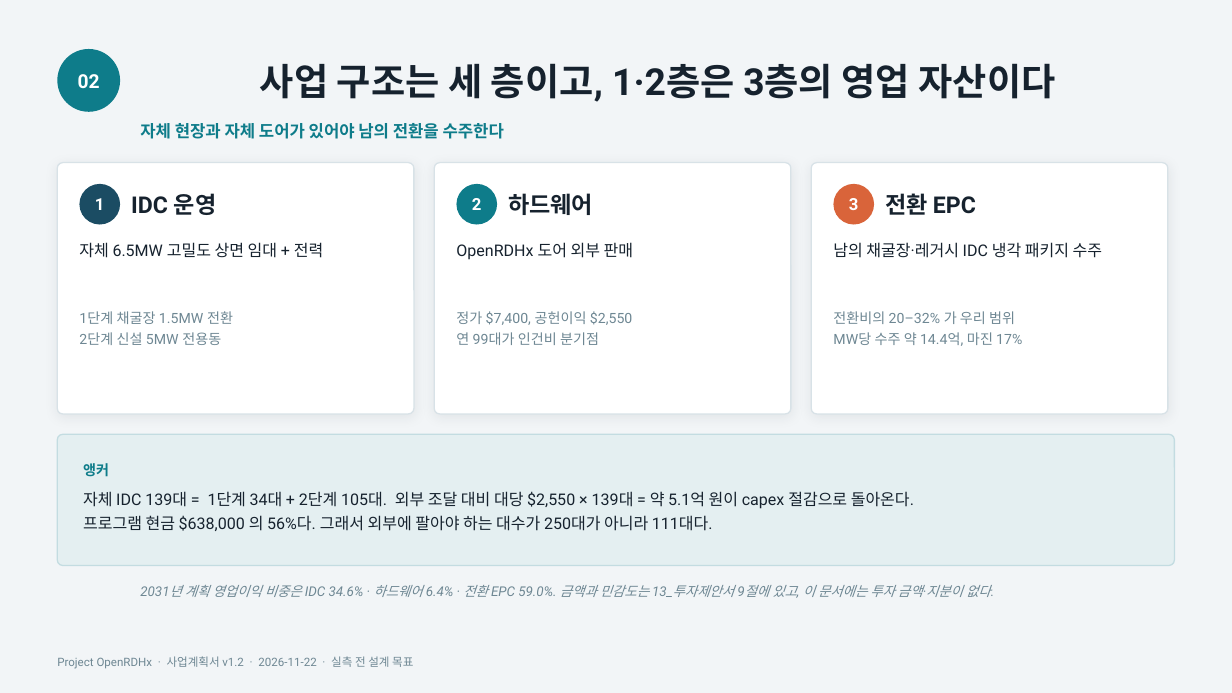
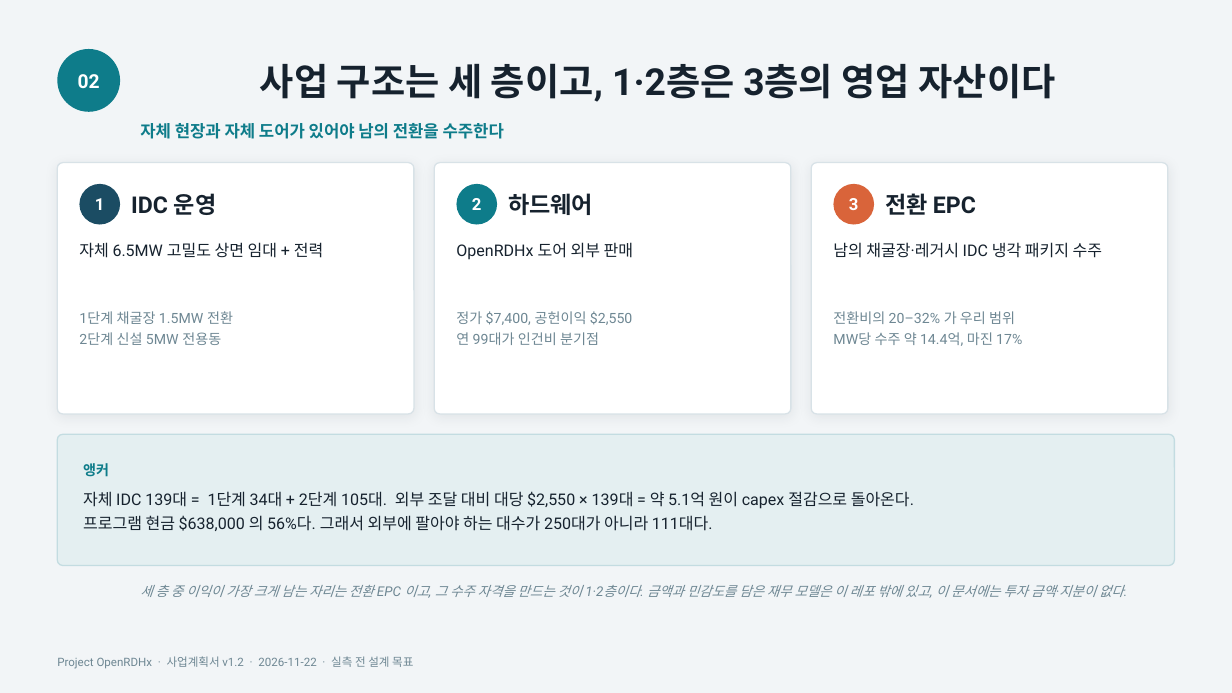
Before and after one commit to gameworkerkim/vibe-investing, a slide deck: slide 3 of 02.Investment Idea Column/AI-IDC/OpenRDHx/10_사업계획서/OpenRDHx_사업계획서.pptx. Drawn at 1232x693 pixels with LibreOffice and Linux fonts; fonts in the diff are those of the drawing. Boxes give left, top, right and bottom in pixels: in the first picture for what was removed or moved away, otherwise in the second. Text is boxed around its words. In the diff, an @@ line names an element or a change of style, - is before the commit and + after.

```diff
--- a/02.Investment Idea Column/AI-IDC/OpenRDHx/10_사업계획서/OpenRDHx_사업계획서.pptx
+++ b/02.Investment Idea Column/AI-IDC/OpenRDHx/10_사업계획서/OpenRDHx_사업계획서.pptx
@@ text at box(140, 585, 1124, 598): text changed @@
-2031년 계획 영업이익 비중은 IDC 34.6% · 하드웨어 6.4% · 전환 EPC 59.0%. 금액과 민감도는 13_투자제안서 9절에 있고, 이 문서에는 투자 금액·지분이 없다.
+세 층 중 이익이 가장 크게 남는 자리는 전환 EPC 이고, 그 수주 자격을 만드는 것이 1·2층이다. 금액과 민감도를 담은 재무 모델은 이 레포 밖에 있고, 이 문서에는 투자 금액·지분이 없다.
```
Also in this commit, not shown: 1 other slide changed, 11 other files.
